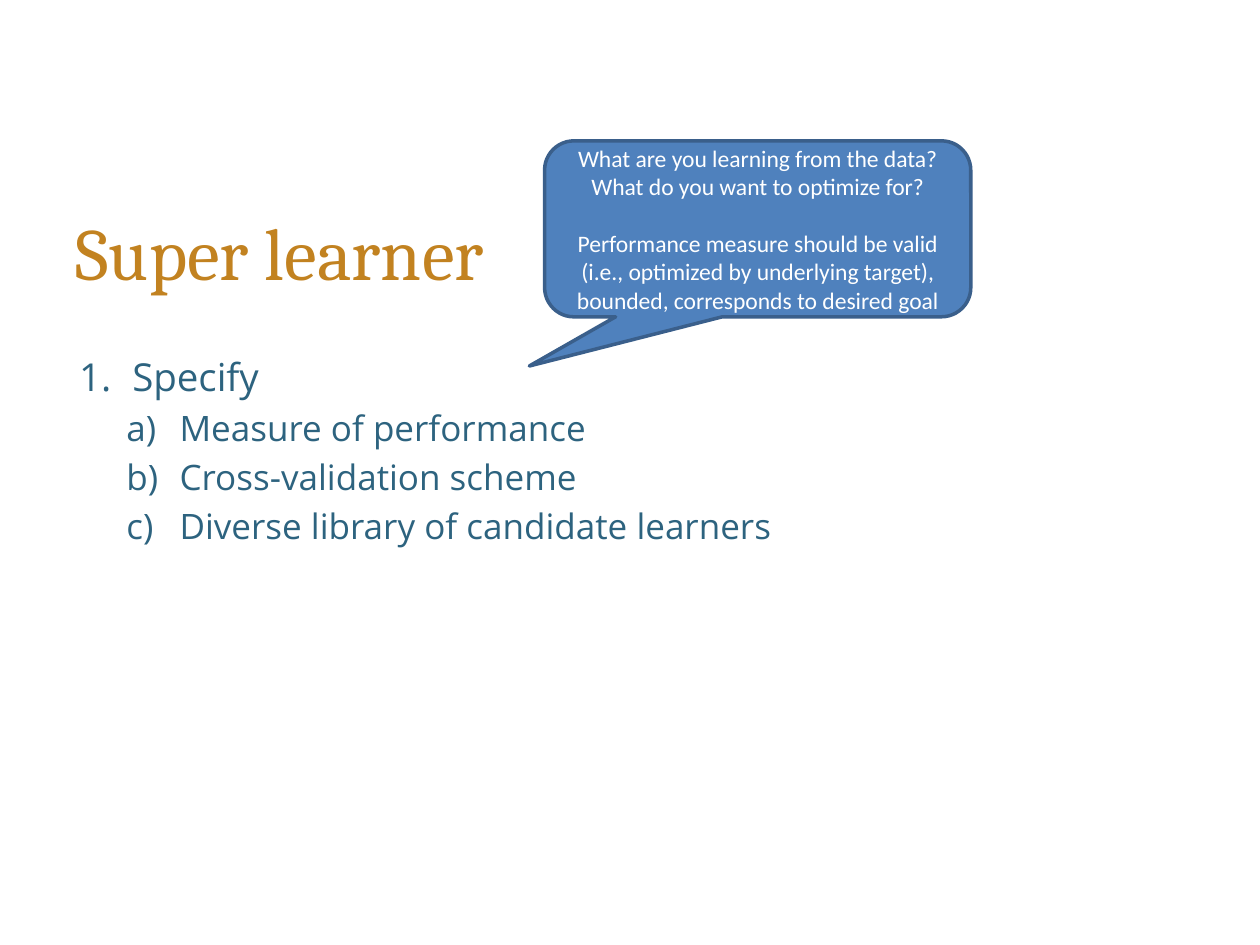
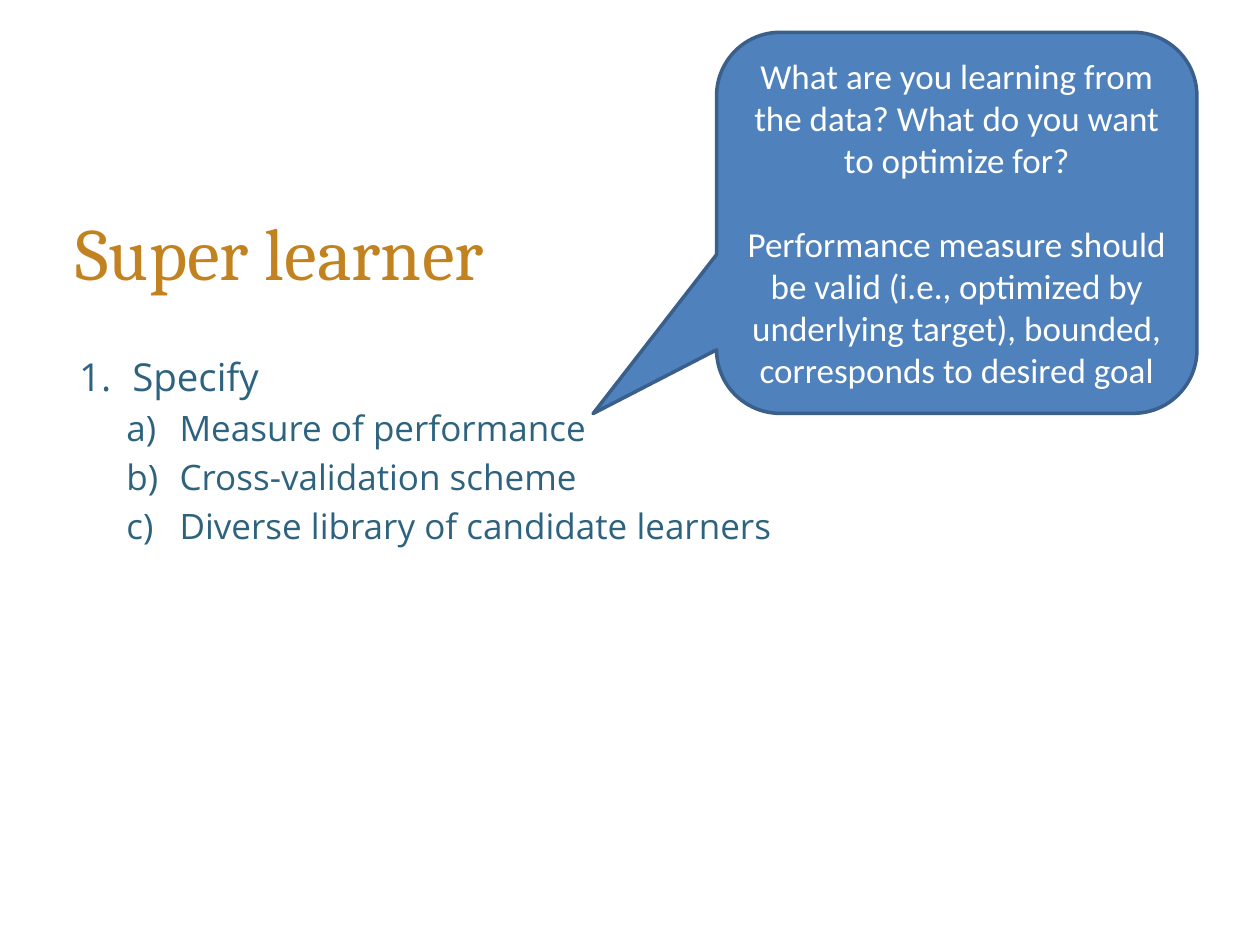
Before and after one commit to tlverse/enar2023-workshop, a slide deck: slide 13 of slides/SL.pptx. Drawn at 1260x945 pixels with LibreOffice and Linux fonts; fonts in the diff are those of the drawing; background and template pictures are left out. Boxes give left, top, right and bottom in pixels: in the first picture for what was removed or moved away, otherwise in the second. Text is boxed around its words. In the diff, an @@ line names an element or a change of style, - is before the commit and + after.

```diff
--- a/slides/SL.pptx
+++ b/slides/SL.pptx
@@ rounded speech box "What are you learning from ...": place and size @@
-rounded speech box "What are you learning from ..." at [544, 141, 970, 318]
+rounded speech box "What are you learning from ..." at [717, 33, 1197, 413]
@@ rounded speech box "What are you learning from ..." at [717, 33, 1197, 413]: size 13.5 to 20 pt; proportions changed @@
```
Also in this commit, not shown: 4 other slides changed, 13 slides removed, 1 other file.
